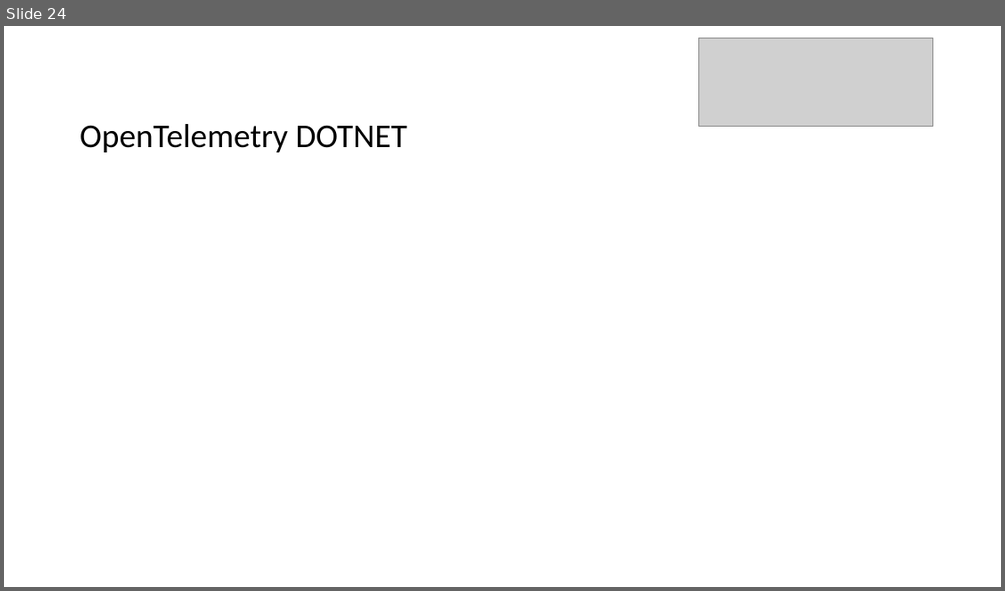
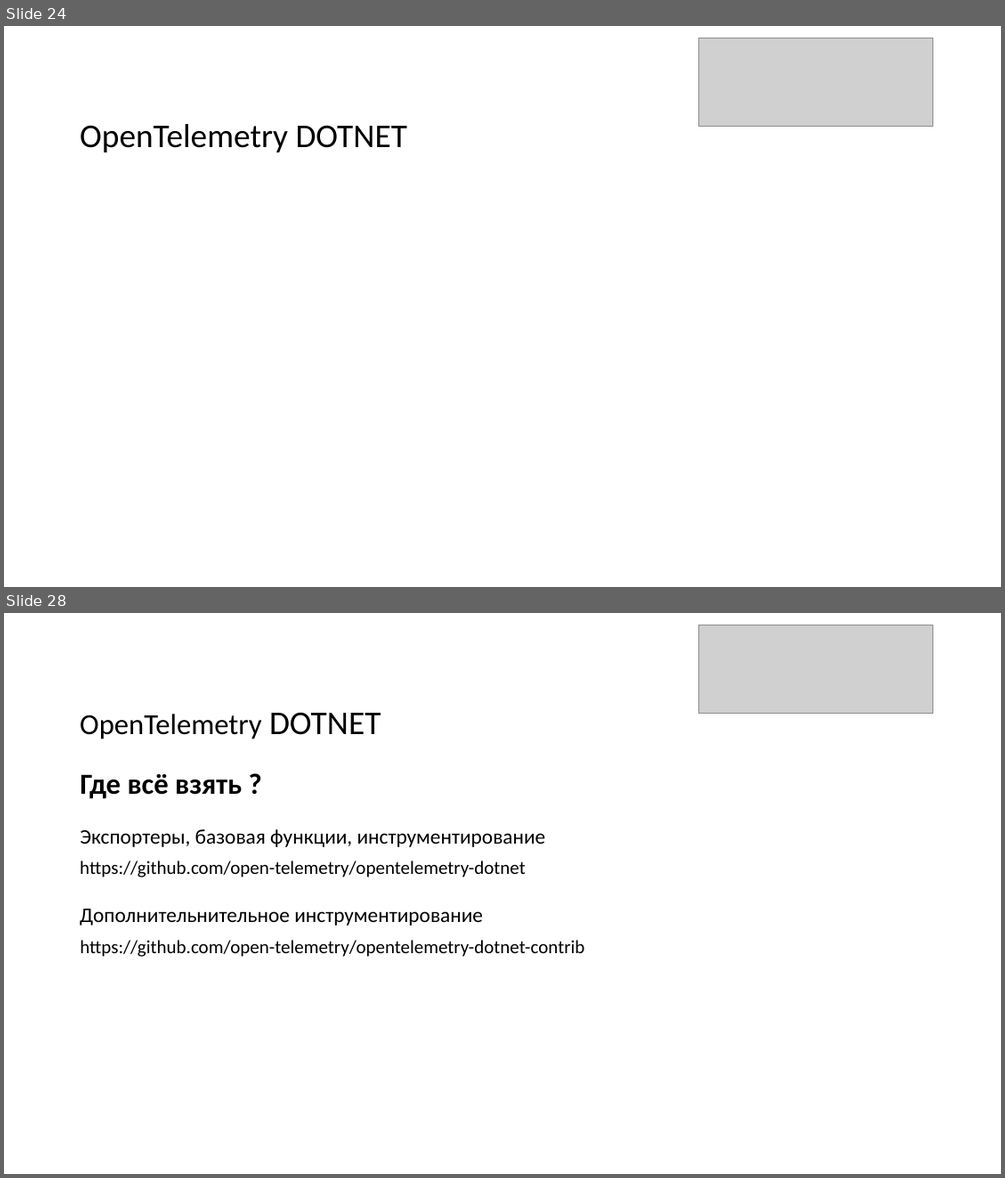
Before and after one commit to LoudThunderNET/OpenTelemetryPresentation, a slide deck: OpenTelemetry.pptx. Shown one above the other, each under a label of ours: slide 24 before the commit, slides 24 and 28 after it; the slides between them are not shown. The pictures are 1005x591 and 1005x1178 pixels, drawn with LibreOffice and Linux fonts; fonts in the diff are those of the drawing; grey boxes stand for pictures. Boxes give left, top, right and bottom in pixels: in the first picture for what was removed or moved away, otherwise in the second. Text is boxed around its words. In the diff, an @@ line names an element or a change of style, - is before the commit and + after.

Commit message:
Add dotnet embeding, links

```diff
--- a/OpenTelemetry.pptx
+++ b/OpenTelemetry.pptx
@@ slide 28 added at (4, 613, 1001, 1174), background #FFFFFF @@
@@ picture added at (699, 625, 932, 714) @@
@@ text added at (80, 712, 380, 739), 28 pt, text #000000 @@
+OpenTelemetry DOTNET
@@ text added at (80, 774, 242, 799), 28 pt, text #000000, bold @@
+Где всё взять ?
@@ text added at (80, 829, 546, 847), 20 pt, text #000000 @@
+Экспортеры, базовая функции, инструментирование
@@ text added at (80, 860, 526, 877), 18 pt, text #000000 @@
+https://github.com/open-telemetry/opentelemetry-dotnet
@@ text added at (80, 908, 483, 925), 20 pt, text #000000 @@
+Дополнительнительное инструментирование
@@ text added at (80, 940, 584, 957), 18 pt, text #000000 @@
+https://github.com/open-telemetry/opentelemetry-dotnet-contrib
```
Also in this commit, not shown: 4 slides changed, 14 other slides added, 1 other file.
